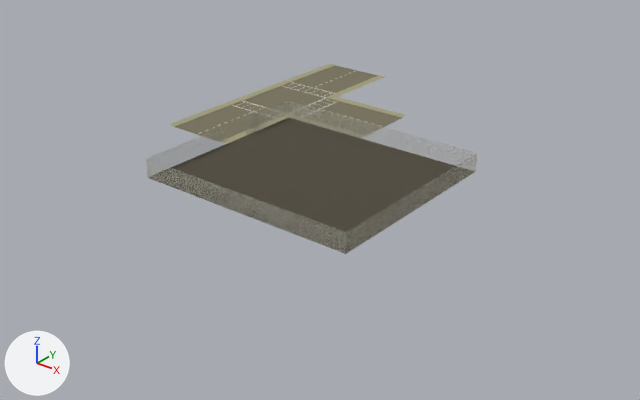
Before and after pictures for a commit that changed the glTF model maps/corner/corner.gltf.
Rendered twice from a 50 mm lens placed at (66.7, -76.5, 35.3), pointed at (16.3, -13.4, -3.8). The axes (+X, +Y, +Z) are drawn at lower left. The lights are the same throughout. Vertices at the same position are counted once.

Before the edit, the objects in view are built like this:
```python
me_mesh_0 = bpy.data.meshes.new('Mesh_0')
me_mesh_0.from_pydata(...)  # 476 vertices, 848 faces; spans x -4.0..15.0, y -15.0..14.0, z -0.1..0.0
me_mesh_0.materials.append(mat_texture_1)
me_mesh_1 = bpy.data.meshes.new('Mesh_1')
me_mesh_1.from_pydata(...)  # 726 vertices, 1700 faces; spans x 0.0..24.0, y -21.0..0.0, z 0.0..2.0
me_mesh_1.materials.append(mat_texture_1)
ob_corner_col = bpy.data.objects.new('Corner-col', me_mesh_1)
ob_corner_col.location = (5.0, -5.0, 0.0)
ob_street_col = bpy.data.objects.new('Street-col', me_mesh_0)
ob_street_col.location = (0.0, 0.0, 0.0)
```
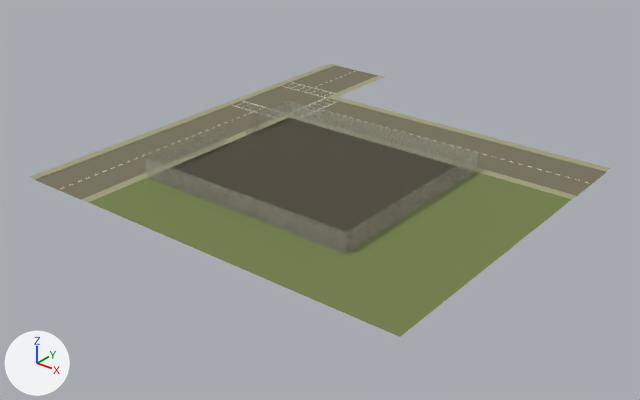
Location of each change, (x1, y1, x2, y2) in pixels of the pictures (640 x 400 px):
'Corner-col', reshaped (46% wider, 54% taller): before (145, 101, 477, 254); after (88, 101, 572, 337)
'Street-col', reshaped (144% wider, 74% taller): before (168, 64, 406, 143); after (30, 64, 611, 202)
part 1 of me_mesh_0, added (yellow): after (361, 115, 611, 199)
part 2 of me_mesh_0, added (yellow): after (30, 125, 226, 202)
part 3 of me_mesh_1, added (green): after (88, 172, 572, 337)

The change in detail:
me_mesh_0 is used by ob_street_col; location (0.0, 0.0, 0.0).
me_mesh_0 had 476 vertices, 848 faces and spanned x -4.0..15.0, y -15.0..14.0, z -0.1..0.0.
me_mesh_0 now has 980 vertices, 1772 faces and spans x -4.0..39.0, y -33.0..14.0, z -0.1..0.0.
me_mesh_0 part 1: 288 vertices added at x 16.0..39.0, y -5.0..4.0, z -0.1..0.0.
me_mesh_0 part 2: 216 vertices added at x -4.0..5.0, y -33.0..-16.0, z -0.1..0.0.
me_mesh_1 is used by ob_corner_col; location (5.0, -5.0, 0.0).
me_mesh_1 had 726 vertices, 1700 faces and spanned x 0.0..24.0, y -21.0..0.0, z 0.0..2.0.
me_mesh_1 now has 1191 vertices, 2596 faces and spans x 0.0..34.0, y -28.0..0.0, z 0.0..2.0.
me_mesh_1 part 3: 465 vertices added at x 0.0..34.0, y -28.0..0.0, z 0.0.
